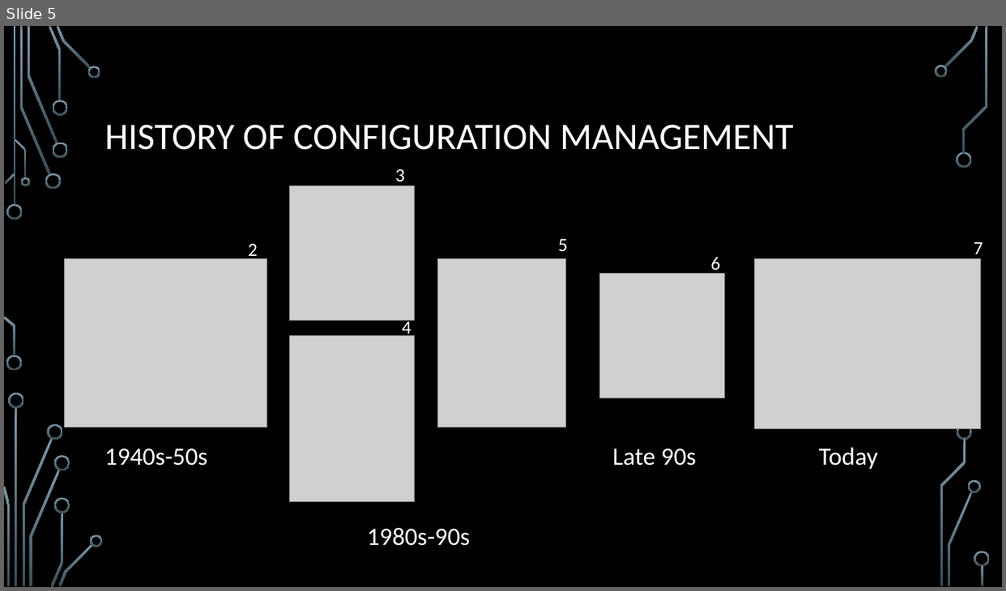
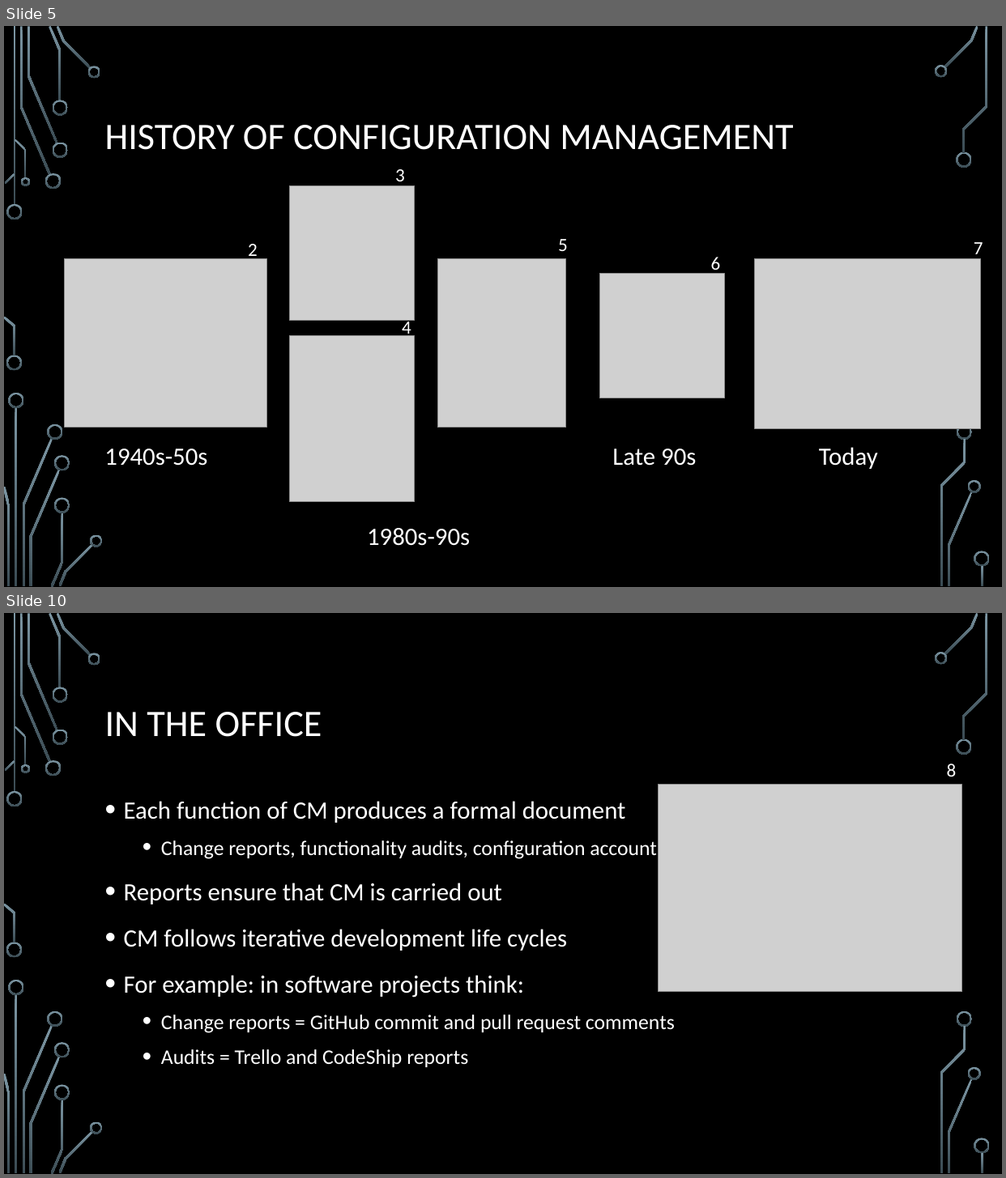
Before and after one commit to ChrisIrvine/SysEng-CM-Report, a slide deck: presentation/presentation.pptx. Shown one above the other, each under a label of ours: slide 5 before the commit, slides 5 and 10 after it; the slides between them are not shown. The pictures are 1006x591 and 1006x1178 pixels, drawn with LibreOffice and Linux fonts; fonts in the diff are those of the drawing; grey boxes stand for pictures; background and template pictures are left out. Boxes give left, top, right and bottom in pixels: in the first picture for what was removed or moved away, otherwise in the second. Text is boxed around its words. In the diff, an @@ line names an element or a change of style, - is before the commit and + after.

```diff
--- a/presentation/presentation.pptx
+++ b/presentation/presentation.pptx
@@ slide 10 added at [4, 613, 1002, 1174], background picture (left out); not listed: 36 template elements that a slide beside it also shows @@
@@ title added at [105, 712, 322, 737], 36 pt, text #FFFFFF @@
+IN THE OFFICE
@@ text added at [947, 764, 957, 777], 18 pt, text #FFFFFF @@
+8
@@ text added at [124, 801, 675, 1067], 24 pt, text #FFFFFF @@
+• Each function of CM produces a formal document
+  • Change reports, functionality audits, configuration accounts
+• Reports ensure that CM is carried out
+• CM follows iterative development life cycles
+• For example: in software projects think:
+  • Change reports = GitHub commit and pull request comments
+  • Audits = Trello and CodeShip reports
@@ picture added at [658, 785, 962, 992] @@
```
Also in this commit, not shown: 3 slides changed, 10 other slides added, 1 other file.
